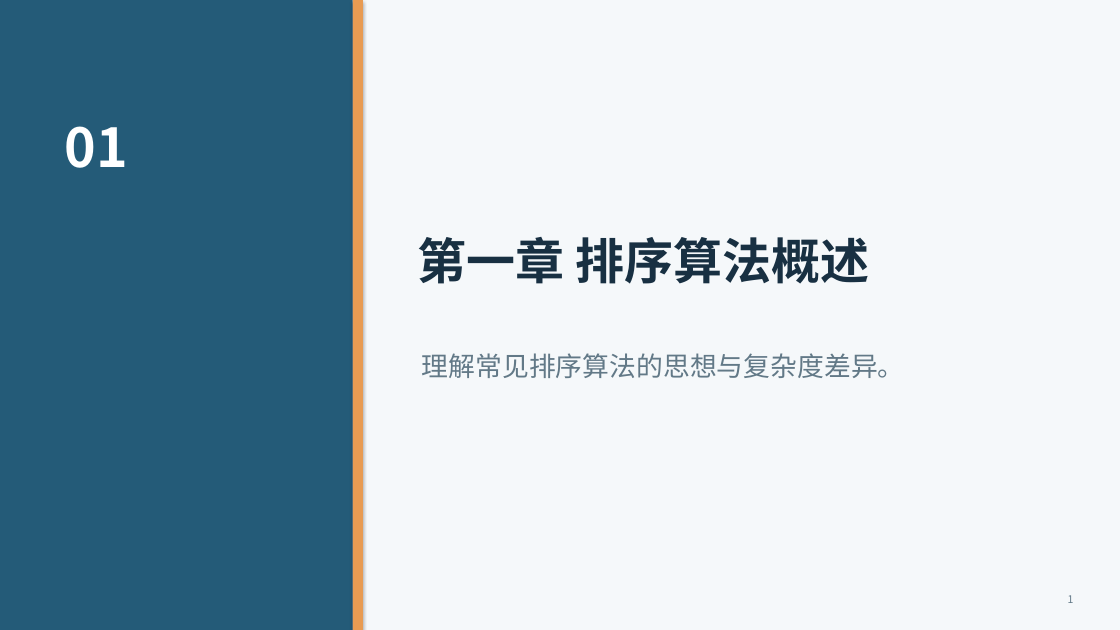
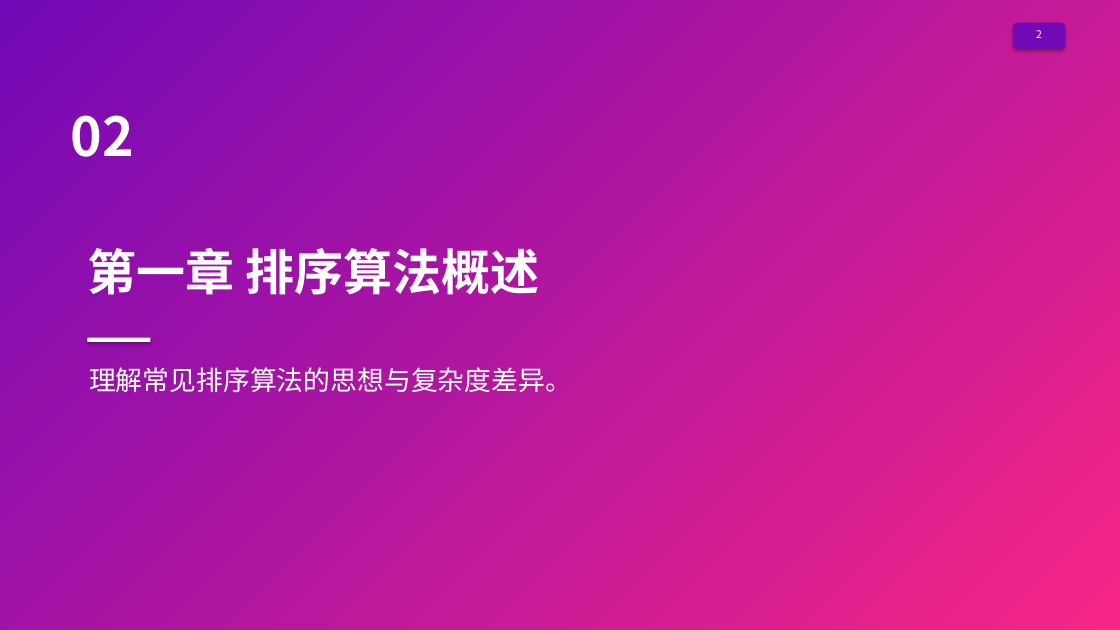
Before and after one commit to ggg333219/2026FWW-provin, a slide deck: slide 2 of docs/导出验证/sample_export.pptx (slide 1 before the commit). Drawn at 1120x630 pixels with LibreOffice and Linux fonts; fonts in the diff are those of the drawing. Boxes give left, top, right and bottom in pixels: in the first picture for what was removed or moved away, otherwise in the second. Text is boxed around its words. In the diff, an @@ line names an element or a change of style, - is before the commit and + after.

```diff
--- a/docs/导出验证/sample_export.pptx
+++ b/docs/导出验证/sample_export.pptx
@@ background #F5F8FA to gradient #F72585 to #7209B7 @@
@@ rectangle removed at (x1=0, y1=0, x2=353, y2=630) @@
@@ rectangle removed at (x1=353, y1=0, x2=363, y2=630) @@
@@ rounded rectangle added at (x1=1013, y1=23, x2=1065, y2=49), fill #7209B7 @@
@@ text added at (x1=1036, y1=30, x2=1042, y2=38), 9 pt, text #FFFFFF @@
+2
@@ text added at (x1=71, y1=115, x2=134, y2=157), 46 pt, text #FFFFFF, bold @@
+02
@@ text removed at (x1=65, y1=126, x2=128, y2=168) @@
-01
@@ text "第一章 排序算法概述" moved from (x1=417, y1=237, x2=870, y2=284) to (x1=87, y1=248, x2=539, y2=295) @@
@@ text "第一章 排序算法概述" at (x1=87, y1=248, x2=539, y2=295): text colour #183042 to #FFFFFF @@
@@ rectangle added at (x1=87, y1=338, x2=150, y2=342), fill #FFFFFF @@
@@ text "理解常见排序算法的思想与复杂度差异。" moved from (x1=422, y1=353, x2=905, y2=378) to (x1=89, y1=367, x2=572, y2=392) @@
@@ text "理解常见排序算法的思想与复杂度差异。" at (x1=89, y1=367, x2=572, y2=392): text colour #627987 to #FFFFFF @@
@@ text removed at (x1=1068, y1=595, x2=1074, y2=603) @@
-1
```
Also in this commit, not shown: 4 other slides changed, 1 slide added, 11 other files.
